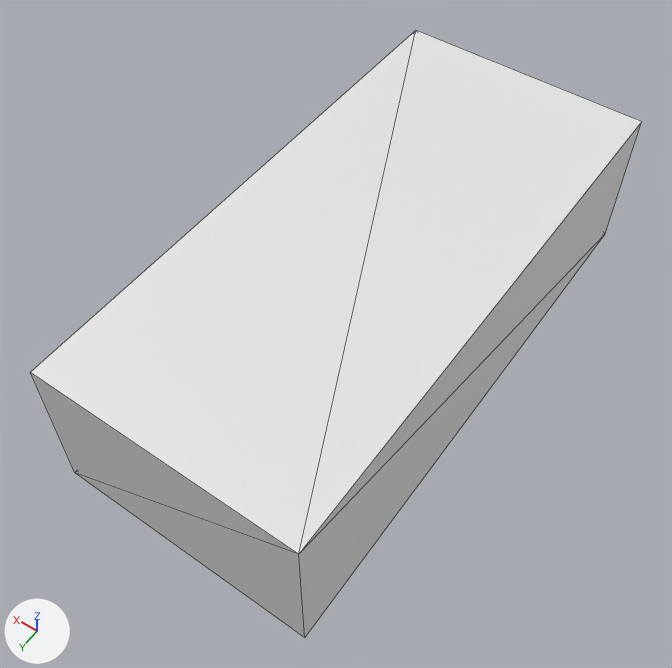
One commit to the glTF model Model3d/glb/C04-25316A.glb: the scene before it, then after it.
Camera for both pictures: a 50 mm lens placed at (-0.00103, 0.00439, 0.00429), pointed at (0.00076, 0.00189, 0.00037). The axes (+X, +Y, +Z) are drawn at lower left. The lights are the same throughout. The older version comes first. Mesh edges are drawn as thin lines. Where no turn or scale is listed for an object, it has been applied to the vertices. Vertices at exactly the same position are counted once.

Names of what the first picture shows: 'OpenSCAD Model'.
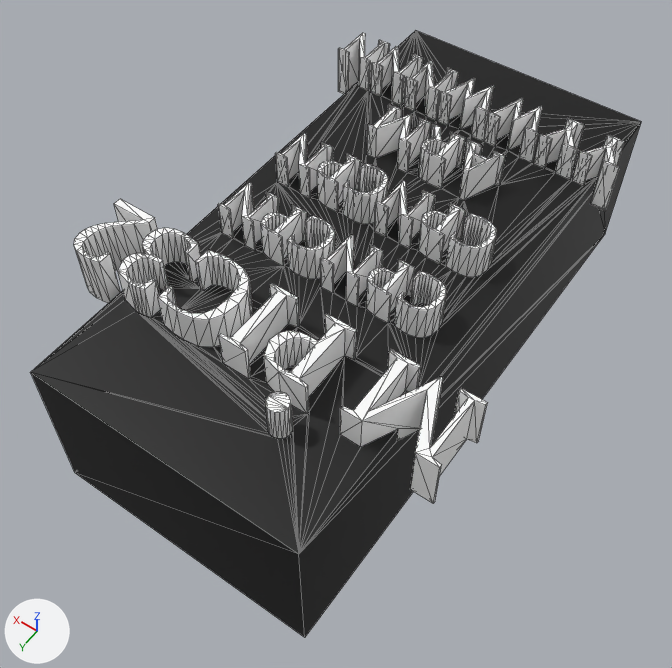
Where the change shows, as pixel boxes [x1, y1, x2, y2] in the pictures (672 x 668 px):
part 1 of me_openscad_model, added
    after: [74, 199, 157, 303]
part 2 of me_openscad_model, added
    after: [31, 31, 642, 554]
part 3 of me_openscad_model, recoloured
    both: [31, 238, 602, 637]

The change, as a diff of the scene's bpy script:
```diff
--- a/Model3d/glb/C04-25316A.glb.py
+++ b/Model3d/glb/C04-25316A.glb.py
@@ mat_color_1 @@
+mat_color_1 = principled_material('Color 1')
+mat_color_1.base_color = (0.0, 0.0, 0.0)  # black #000000
@@ mat_color_2 @@
+mat_color_2 = principled_material('Color 2')
+mat_color_2.base_color = (1.0, 1.0, 1.0)  # white #ffffff
@@ me_openscad_model @@
 # used by ob_openscad_model
-me_openscad_model.from_pydata(...)  # 8 vertices, 12 faces; spans x 0.0..0.0015, y 0.0..0.0032, z 0.0..0.0009
+me_openscad_model.from_pydata(...)  # 1530 vertices, 3052 faces; spans x -0.00029..0.00177, y 0.0..0.0032, z 0.0..0.0011
+# me_openscad_model part 1: a new loose piece of 72 vertices spanning x 0.00155..0.00177, y 0.00229..0.00266, z 0.0008..0.0011, in mat_color_2 (white #ffffff)
+# me_openscad_model part 2: 1450 vertices added at x -0.00029..0.00162, y 0.00045..0.00284, z 0.0008..0.0011
+# me_openscad_model part 3: 8 faces spanning x 0.0..0.0015, y 0.0..0.0032, z 0.0..0.0009 switch from no material to mat_color_1 (black #000000)
+me_openscad_model.materials.append(mat_color_2)  # white #ffffff
```
